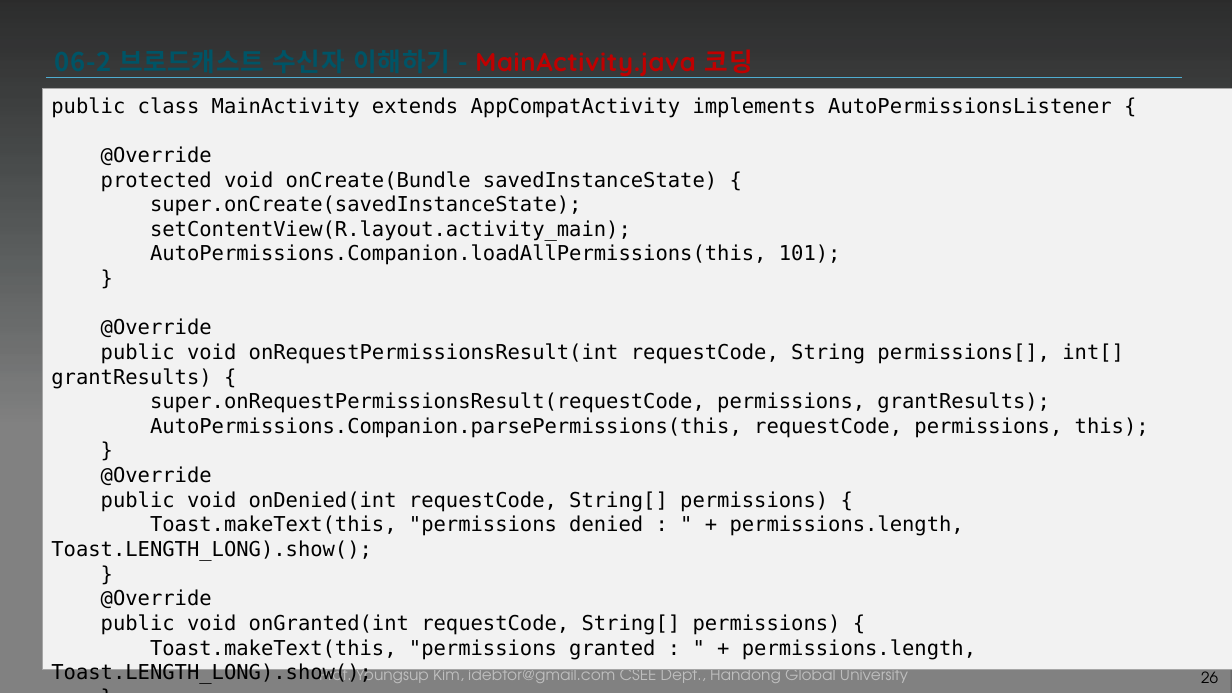
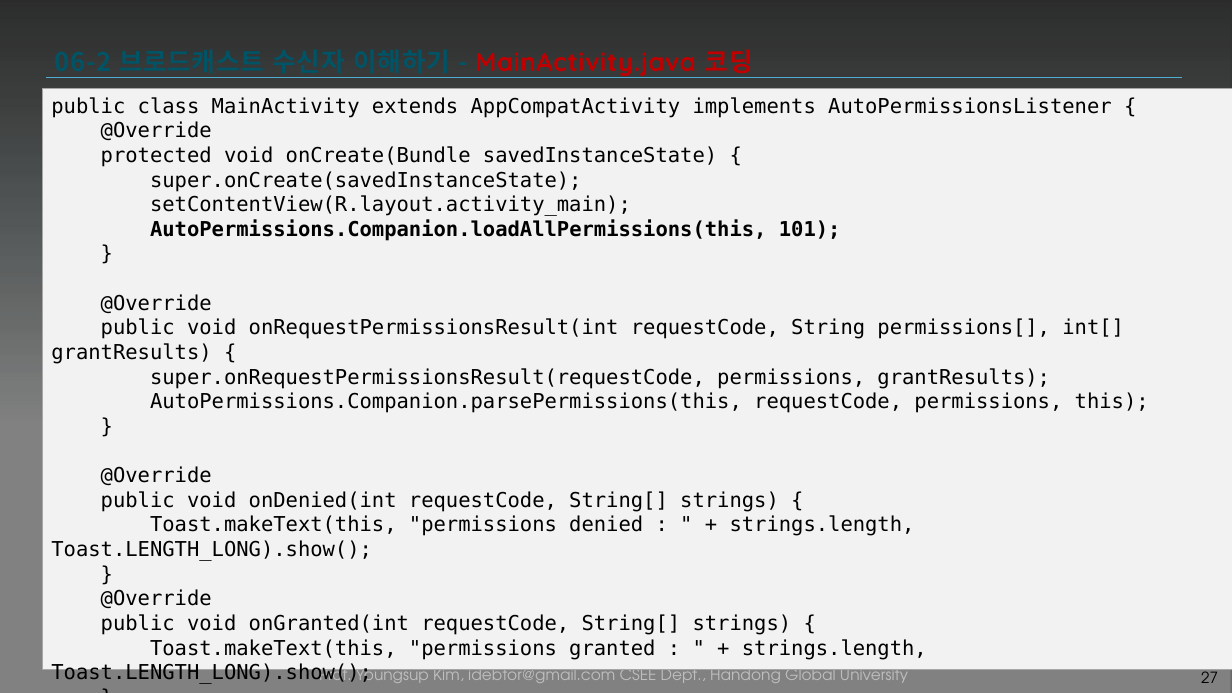
Before and after one commit to tae7841/HuStarAS, a slide deck: slide 27 of ppts/06Service.pptx (slide 26 before the commit). Drawn at 1232x693 pixels with LibreOffice and Linux fonts; fonts in the diff are those of the drawing; background and template pictures are left out; a plain dark background stands for a picture behind light text. Boxes give left, top, right and bottom in pixels: in the first picture for what was removed or moved away, otherwise in the second. Text is boxed around its words. In the diff, an @@ line names an element or a change of style, - is before the commit and + after.

```diff
--- a/ppts/06Service.pptx
+++ b/ppts/06Service.pptx
@@ text in rectangle at <box>150,219,841,241</box>: bold on in "AutoPermissions.Companion.loadAllPermissions(this, 101);" @@
@@ text in rectangle at <box>51,491,915,561</box>: text changed @@
-public void onDenied(int requestCode, String[] permissions) {
-Toast.makeText(this, "permissions denied : " + permissions.length, Toast.LENGTH_LONG).show();
+public void onDenied(int requestCode, String[] strings) {
+Toast.makeText(this, "permissions denied : " + strings.length, Toast.LENGTH_LONG).show();
@@ text in rectangle at <box>51,614,927,684</box>: text changed @@
-public void onGranted(int requestCode, String[] permissions) {
-Toast.makeText(this, "permissions granted : " + permissions.length, Toast.LENGTH_LONG).show();
+public void onGranted(int requestCode, String[] strings) {
+Toast.makeText(this, "permissions granted : " + strings.length, Toast.LENGTH_LONG).show();
@@ page number at <box>1201,667,1218,683</box>: text changed @@
-26
+27
```
Also in this commit, not shown: 15 other slides changed, 2 slides added.
